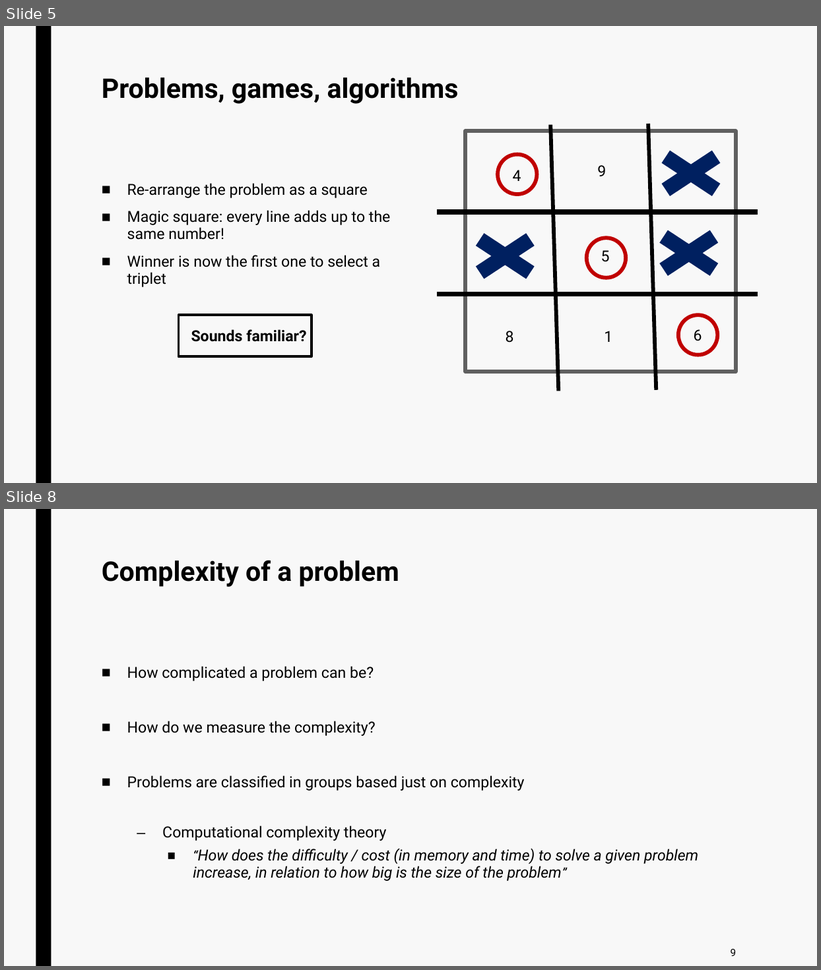
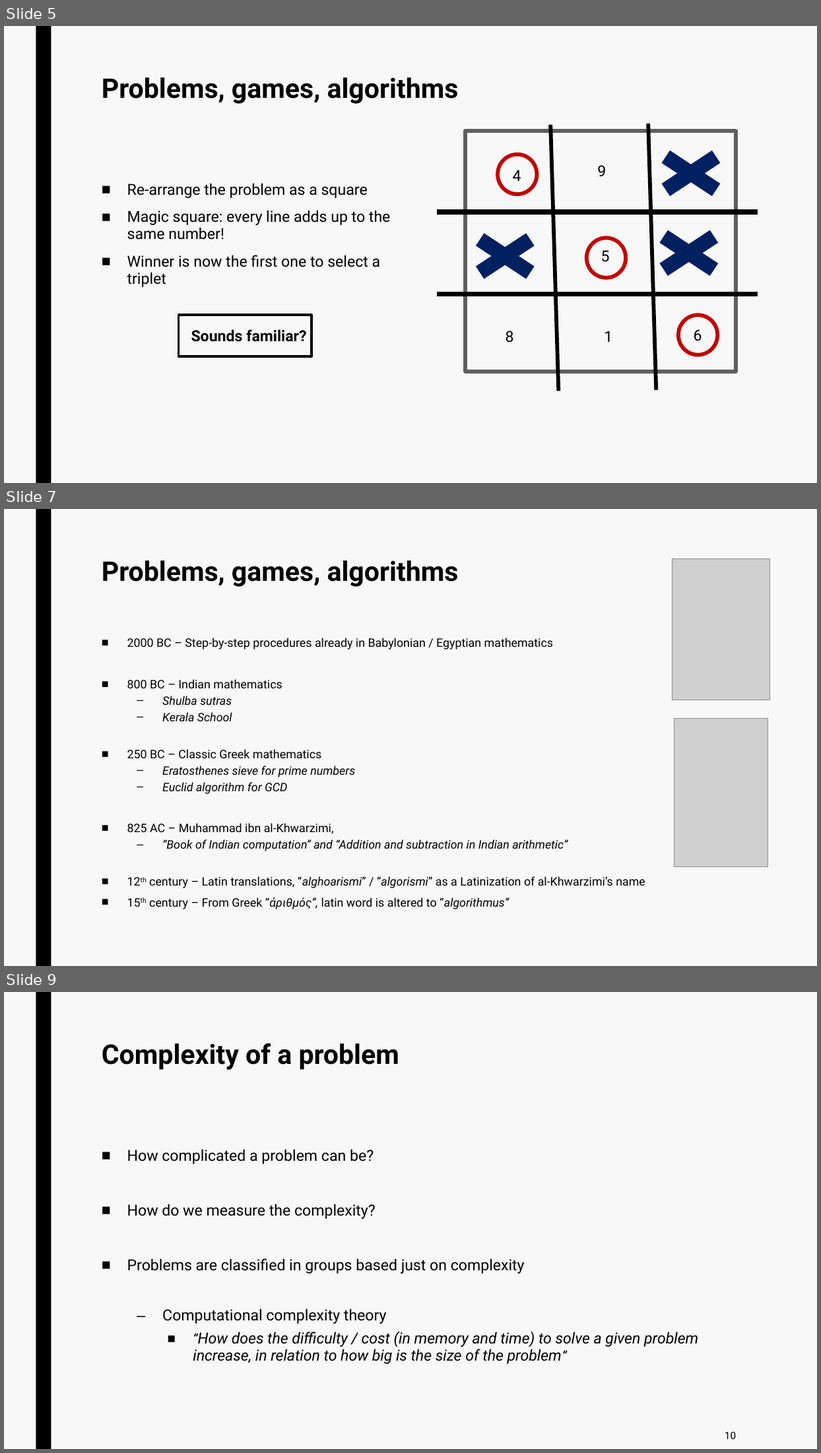
Before and after one commit to jurtasun/presentations, a slide deck: 202306_LMS_Complexity/230619_LMS_Complexity.ppt. Shown one above the other, each under a label of ours: slides 5 and 8 before the commit, slides 5, 7 and 9 after it; the slides between them are not shown. The pictures are 821x970 and 821x1453 pixels, drawn with LibreOffice and Linux fonts; fonts in the diff are those of the drawing; grey boxes stand for pictures. Boxes give left, top, right and bottom in pixels: in the first picture for what was removed or moved away, otherwise in the second. Text is boxed around its words. In the diff, an @@ line names an element or a change of style, - is before the commit and + after.

```diff
--- a/202306_LMS_Complexity/230619_LMS_Complexity.ppt
+++ b/202306_LMS_Complexity/230619_LMS_Complexity.ppt
@@ slide 7 added at [4,509,817,966], background #F8F8F8; not listed: 1 template element that a slide beside it also shows @@
@@ title added at [102,560,459,587], 32 pt, text #000000, bold @@
+Problems, games, algorithms
@@ picture added at [672,559,770,700] @@
@@ text added at [127,638,646,910], 13.9 pt, text #000000 @@
+■ 2000 BC – Step-by-step procedures already in Babylonian / Egyptian mathematics
+■ 800 BC – Indian mathematics
+  – Shulba sutras
+  – Kerala School
+■ 250 BC – Classic Greek mathematics
+  – Eratosthenes sieve for prime numbers
+  – Euclid algorithm for GCD
+■ 825 AC – Muhammad ibn al-Khwarzimi,
+  – “Book of Indian computation” and “Addition and subtraction in Indian arithmetic”
+■ 12th century – Latin translations, “alghoarismi” / “algorismi” as a Latinization of al-Khwarzimi’s name
+■ 15th century – From Greek “ἀριθμός”, latin word is altered to “algorithmus”
@@ picture added at [675,719,768,867] @@
@@ what was slide 8 is now slide 9 @@
@@ page number at [725,1432,736,1439]: text changed @@
-9
+10
```
Also in this commit, not shown: 2 slides changed, 1 slide removed.
